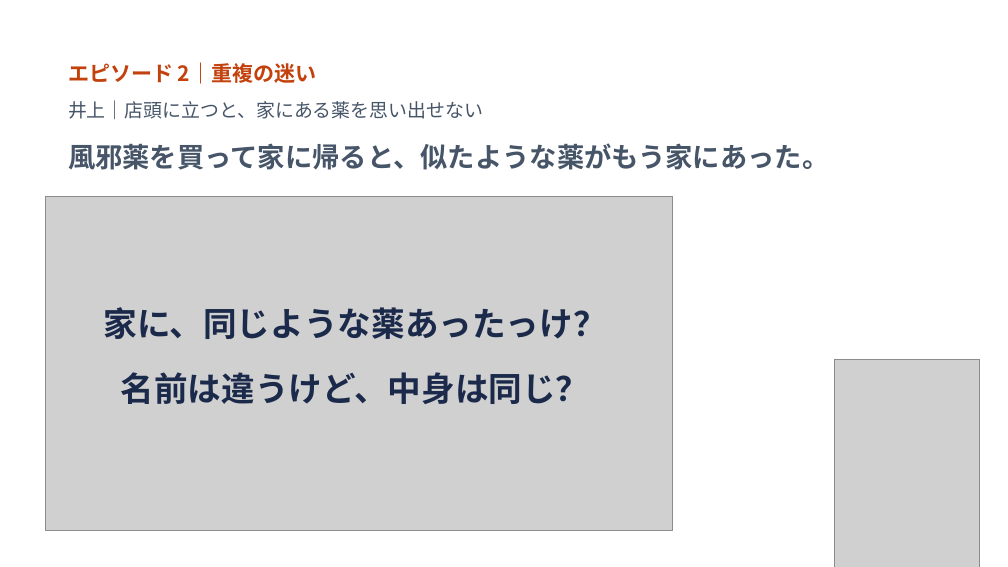
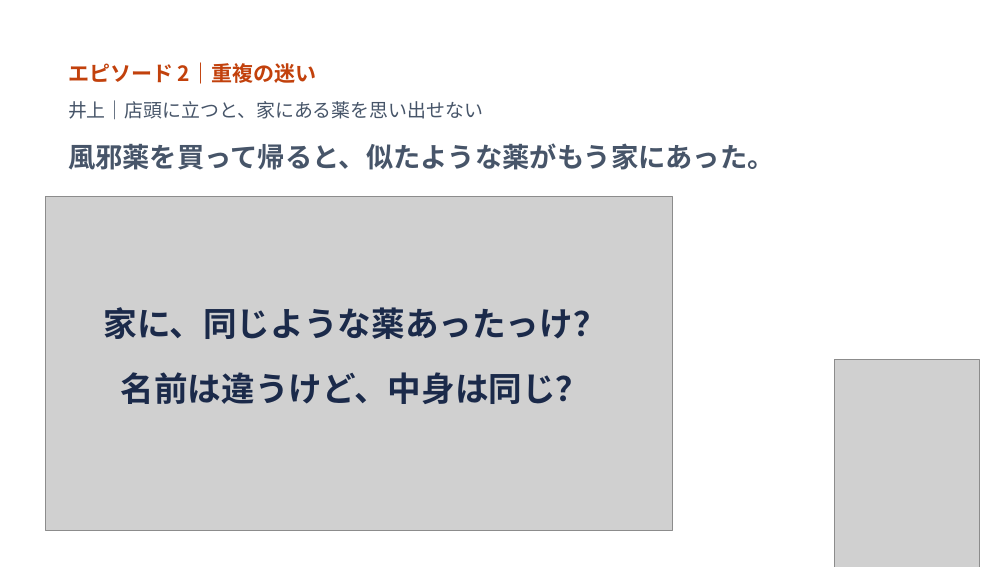
Before and after one commit to John-Frusciante/overlai, a slide deck: slide 3 of docs/ピッチ/Overlai_本選ピッチ.pptx. Drawn at 1008x567 pixels with LibreOffice and Linux fonts; fonts in the diff are those of the drawing; grey boxes stand for pictures. Boxes give left, top, right and bottom in pixels: in the first picture for what was removed or moved away, otherwise in the second. Text is boxed around its words. In the diff, an @@ line names an element or a change of style, - is before the commit and + after.

```diff
--- a/docs/ピッチ/Overlai_本選ピッチ.pptx
+++ b/docs/ピッチ/Overlai_本選ピッチ.pptx
@@ text at (68, 143, 775, 170): text changed @@
-風邪薬を買って家に帰ると、似たような薬がもう家にあった。
+風邪薬を買って帰ると、似たような薬がもう家にあった。
```
Also in this commit, not shown: 6 other slides changed, 8 other files.
